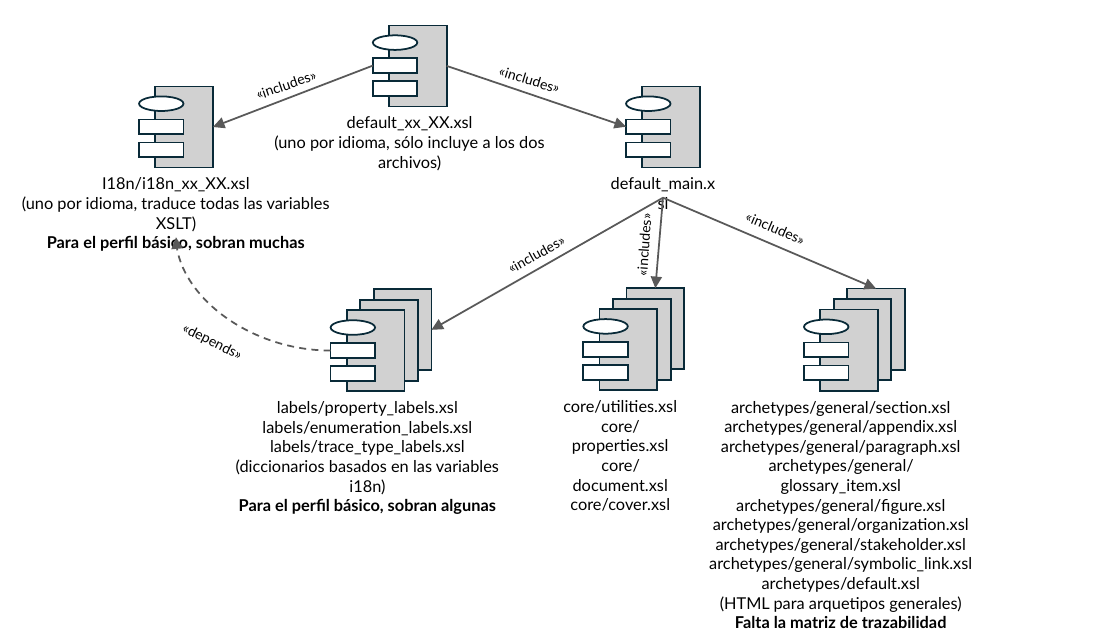
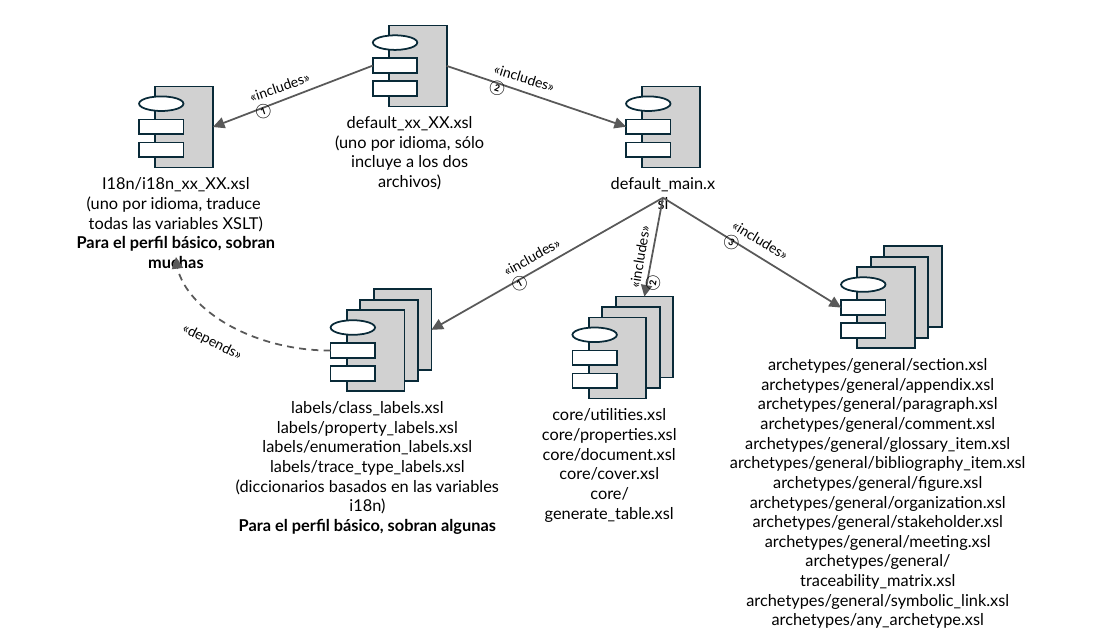
Before and after one commit to proteus-University-of-Seville/proteus-core, a slide deck: slide 1 of documentation/Refactorización XLST.pptx. Drawn at 1120x630 pixels with LibreOffice and Linux fonts; fonts in the diff are those of the drawing. Boxes give left, top, right and bottom in pixels: in the first picture for what was removed or moved away, otherwise in the second. Text is boxed around its words. In the diff, an @@ line names an element or a change of style, - is before the commit and + after.

Commit message:
New archetypes in basic profile.

```diff
--- a/documentation/Refactorización XLST.pptx
+++ b/documentation/Refactorización XLST.pptx
@@ text at bbox=[488, 79, 503, 93]: text changed @@
-«includes»
+«includes» ②
@@ text at bbox=[258, 105, 273, 119]: text changed @@
-«includes»
+«includes» ①
@@ text "default_xx_XX.xsl": place and size @@
-text "default_xx_XX.xsl" at bbox=[274, 116, 545, 151]
+text "default_xx_XX.xsl" at bbox=[335, 116, 484, 189]
@@ text at bbox=[335, 135, 484, 189]: text changed @@
-(uno por idioma, sólo incluye a los dos archivos)
+(uno por idioma, sólo
+incluye a los dos archivos)
@@ text "I18n/i18n_xx_XX.xsl": place and size @@
-text "I18n/i18n_xx_XX.xsl" at bbox=[22, 177, 330, 251]
+text "I18n/i18n_xx_XX.xsl" at bbox=[77, 177, 275, 269]
@@ text at bbox=[87, 196, 263, 232]: text changed @@
-(uno por idioma, traduce todas las variables XSLT)
+(uno por idioma, traduce
+todas las variables XSLT)
@@ text "«includes» ②" at bbox=[642, 277, 659, 291]: rotation 274 to 279 degrees @@
@@ arrow moved from (663, 197) - (655, 288) to (663, 197) - (644, 297) @@
@@ arrow moved from (663, 197) - (876, 289) to (663, 197) - (841, 308) @@
@@ text "«includes» ③" at bbox=[722, 233, 735, 246]: rotation 23 to 31 degrees @@
@@ text at bbox=[722, 233, 735, 246]: text changed @@
-«includes»
+«includes» ③
@@ curved arrow moved from (331, 350) - (176, 237) to (331, 350) - (176, 257) @@
@@ 3 rectangles: place and size @@
-3 rectangles at bbox=[804, 289, 906, 391]
+3 rectangles at bbox=[841, 246, 943, 348]
@@ text at bbox=[515, 278, 529, 291]: text changed @@
-«includes»
+«includes» ①
@@ text at bbox=[642, 277, 659, 291]: text changed @@
-«includes»
+«includes» ②
@@ 5 rectangles, 1 ellipse: place and size @@
-5 rectangles, 1 ellipse at bbox=[583, 288, 685, 390]
+5 rectangles, 1 ellipse at bbox=[572, 297, 674, 398]
@@ 2 rectangles, 1 ellipse: place and size @@
-2 rectangles, 1 ellipse at bbox=[804, 299, 892, 380]
+2 rectangles, 1 ellipse at bbox=[841, 257, 929, 338]
@@ text "archetypes/general/section.xsl": place and size @@
-text "archetypes/general/section.xsl" at bbox=[709, 401, 972, 628]
+text "archetypes/general/section.xsl" at bbox=[730, 358, 1026, 628]
@@ text at bbox=[291, 401, 443, 416]: paragraph added @@
+labels/class_labels.xsl
@@ text "core/utilities.xsl": place and size @@
-text "core/utilities.xsl" at bbox=[563, 400, 677, 511]
+text "core/utilities.xsl" at bbox=[542, 408, 677, 522]
@@ text at bbox=[760, 417, 995, 432]: paragraph added @@
+archetypes/general/comment.xsl
@@ text at bbox=[730, 456, 1026, 471]: paragraph added @@
+archetypes/general/bibliography_item.xsl
@@ text at bbox=[545, 487, 674, 522]: paragraph added @@
+core/generate_table.xsl
@@ text at bbox=[765, 535, 991, 589]: paragraphs added @@
+archetypes/general/meeting.xsl
+archetypes/general/traceability_matrix.xsl
@@ text at bbox=[772, 613, 984, 628]: text changed @@
-archetypes/default.xsl
-(HTML para arquetipos generales)
-Falta la matriz de trazabilidad
+archetypes/any_archetype.xsl
```
Also in this commit, not shown: 1 slide added, 38 other files.
